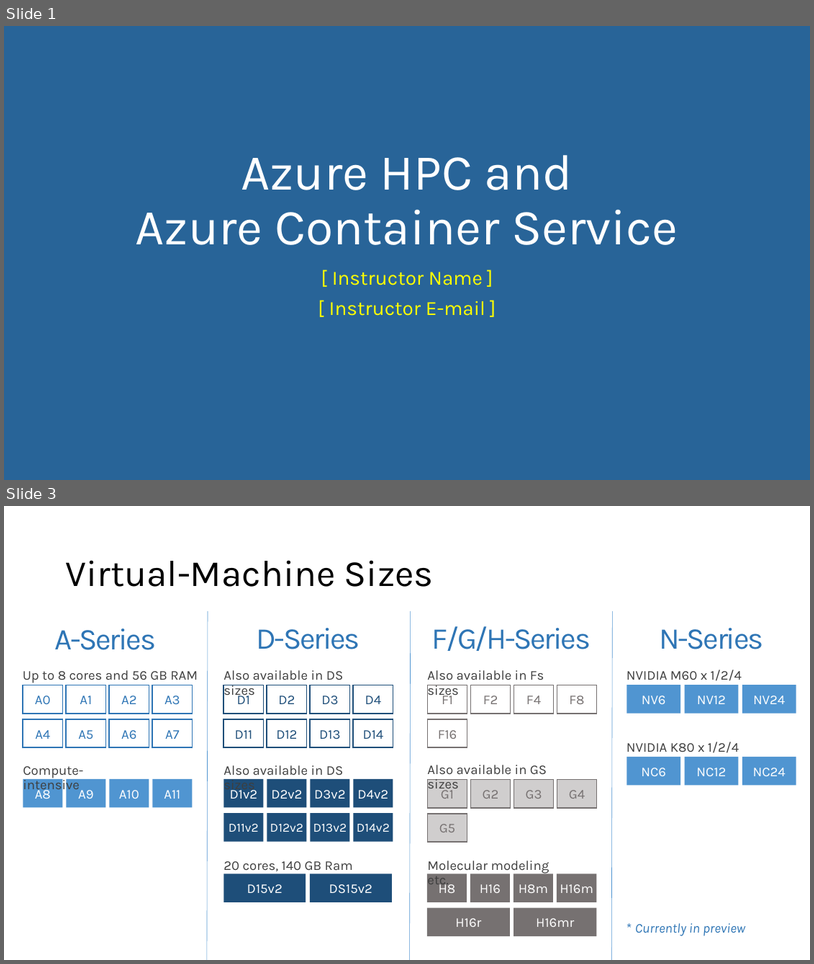
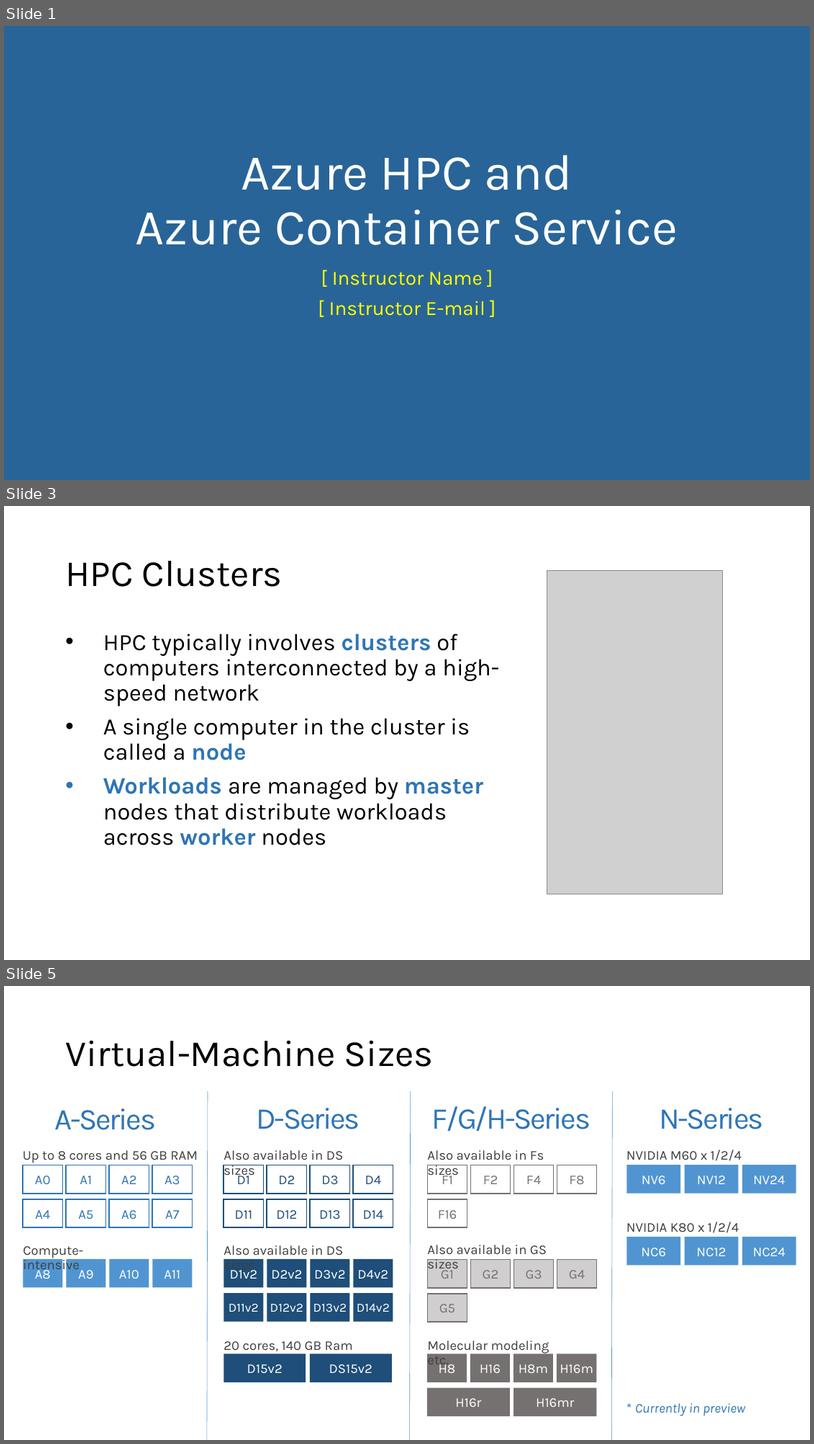
Before and after one commit to microsoft/AcademicContent, a slide deck: Workshop/6. HPC and Containers/HPC and Azure Container Service.pptx. Shown one above the other, each under a label of ours: slides 1 and 3 before the commit, slides 1, 3 and 5 after it; the slides between them are not shown. The pictures are 814x964 and 814x1444 pixels, drawn with LibreOffice and Linux fonts; fonts in the diff are those of the drawing; grey boxes stand for pictures. Boxes give left, top, right and bottom in pixels: in the first picture for what was removed or moved away, otherwise in the second. Text is boxed around its words. In the diff, an @@ line names an element or a change of style, - is before the commit and + after.

```diff
--- a/Workshop/6. HPC and Containers/HPC and Azure Container Service.pptx
+++ b/Workshop/6. HPC and Containers/HPC and Azure Container Service.pptx
@@ slide 3 added at bbox=[4, 506, 810, 960], background #FFFFFF @@
@@ title added at bbox=[65, 561, 283, 587], 44 pt, text #000000 @@
+HPC Clusters
@@ picture added at bbox=[548, 571, 724, 894] @@
@@ text added at bbox=[103, 633, 499, 845], 28 pt, text #000000 @@
+• HPC typically involves clusters of computers interconnected by a high- speed network
+• A single computer in the cluster is called a node
+• Workloads are managed by master nodes that distribute workloads across worker nodes
@@ what was slide 3 is now slide 5 @@
```
Also in this commit, not shown: 1 slide changed, 1 other slide added, 39 other files.
